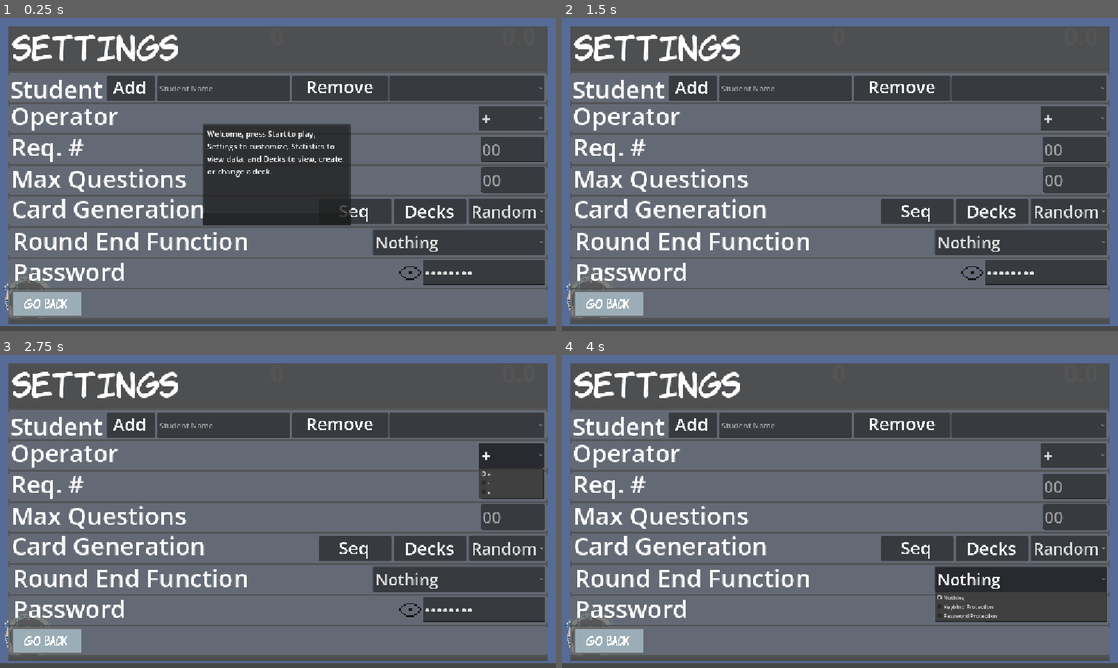
Above: before the commit, frames 1-4 (two rows, left to right).
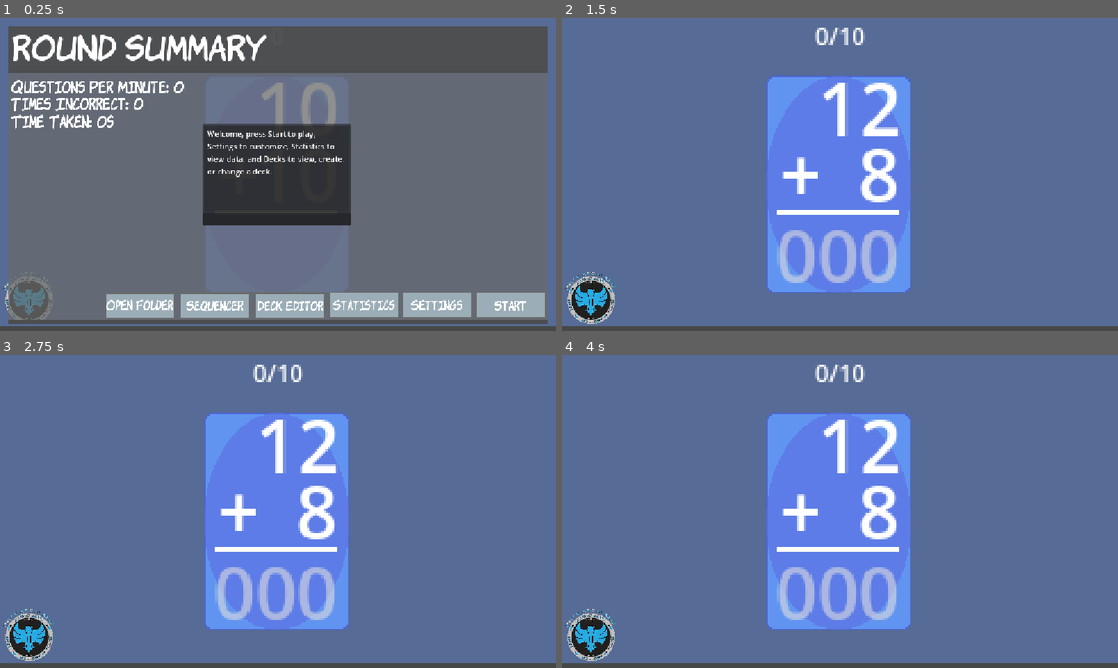
Above: after the commit, the same moments.

Repository: 255-Ping/Flashcards
Game: Godot game, scene res://Scenes/flash_card_main.tscn
The game is run twice, just before and just after one commit, with the same random seed, the same clock (stepped at 60 frames per second) and the same inputs.
Inputs (mouse positions are in pixels of both pictures, inside the frame that each line leads up to):
- Up to frame 1 (0.25 s): no input
- Up to frame 2 (1.5 s): click (1073, 305) at 0.5 s, where only the run after the commit has a clickable "Start"; click (840, 218) at 1.25 s
- Up to frame 3 (2.75 s): click (511, 455) at 2 s, where only the run before the commit has a clickable "+"
- Up to frame 4 (4 s): click (1067, 549) at 2.75 s, where only the run before the commit has a clickable "Random"; click (1023, 580) at 3.5 s, where only the run before the commit has a clickable "Nothing"

The runs differ from the first frame. In frame 1, 33% of the frame differs, in the area x 1-99%, y 5-97%; in frame 2, 92%, in the area x 1-99%, y 2-98%; in frame 3, 92%; in frame 4, 92%.

Commit message:
Post QOL commit, for sync purposes

Diff:
--- a/Scenes/flash_card_main.tscn
+++ b/Scenes/flash_card_main.tscn
@@ -105,7 +105,6 @@
 horizontal_alignment = 3
 
 [node name="Column" type="Control" parent="." unique_id=899128303]
-visible = false
 anchors_preset = 0
 offset_left = 44.0
 offset_right = 84.0
@@ -187,6 +186,7 @@
 vertical_alignment = 1
 
 [node name="QPS" type="Label" parent="." unique_id=325237828]
+visible = false
 layout_mode = 0
 offset_left = 1016.0
 offset_top = 2.0
@@ -198,7 +198,6 @@
 vertical_alignment = 1
 
 [node name="RestartRound" type="Control" parent="." unique_id=48793722]
-visible = false
 z_index = 1000
 anchors_preset = 0
 offset_right = 40.0
@@ -385,6 +384,7 @@
 text = "Open Folder"
 
 [node name="Settings" type="Control" parent="." unique_id=264487729]
+visible = false
 z_index = 1000
 anchors_preset = 0
 offset_right = 40.0
--- a/Scripts/script_manager.gd
+++ b/Scripts/script_manager.gd
@@ -18,12 +18,12 @@
 
 func run_script(sc: String):
 	var loaded = save.load_json(sc + ".script")
-	print(loaded)
-	print(sc)
+	#print(loaded)
+	#print(sc)
 	if loaded:
 		#print(loaded)
 		for i in loaded:
-			print(loaded[i])
+			#print(loaded[i])
 			if "select_deck" in loaded[i]:
 				print("Script: select_deck")
 				select_deck(loaded[i], int(i))
--- a/project.godot
+++ b/project.godot
@@ -29,6 +29,7 @@
 
 [display]
 
+window/size/mode=3
 window/stretch/mode="canvas_items"
 window/stretch/aspect="ignore"
 window/vsync/vsync_mode=0
Not shown, changed: export_presets.cfg
